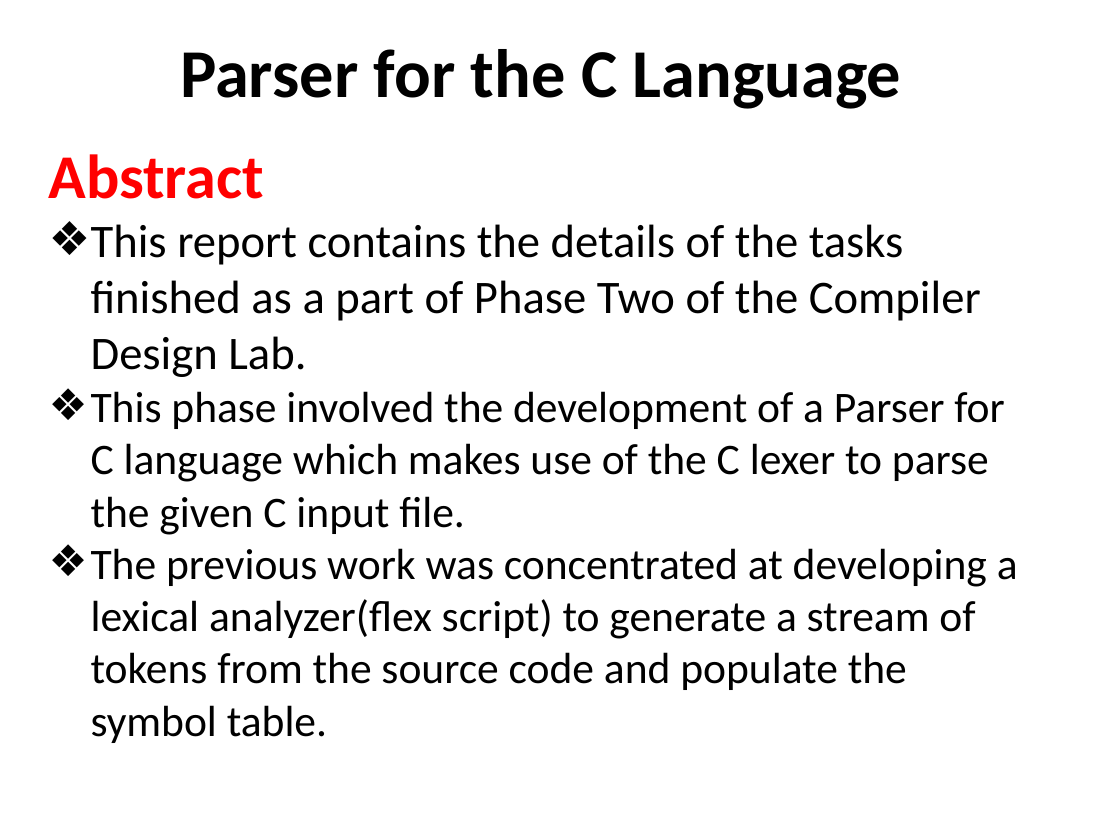
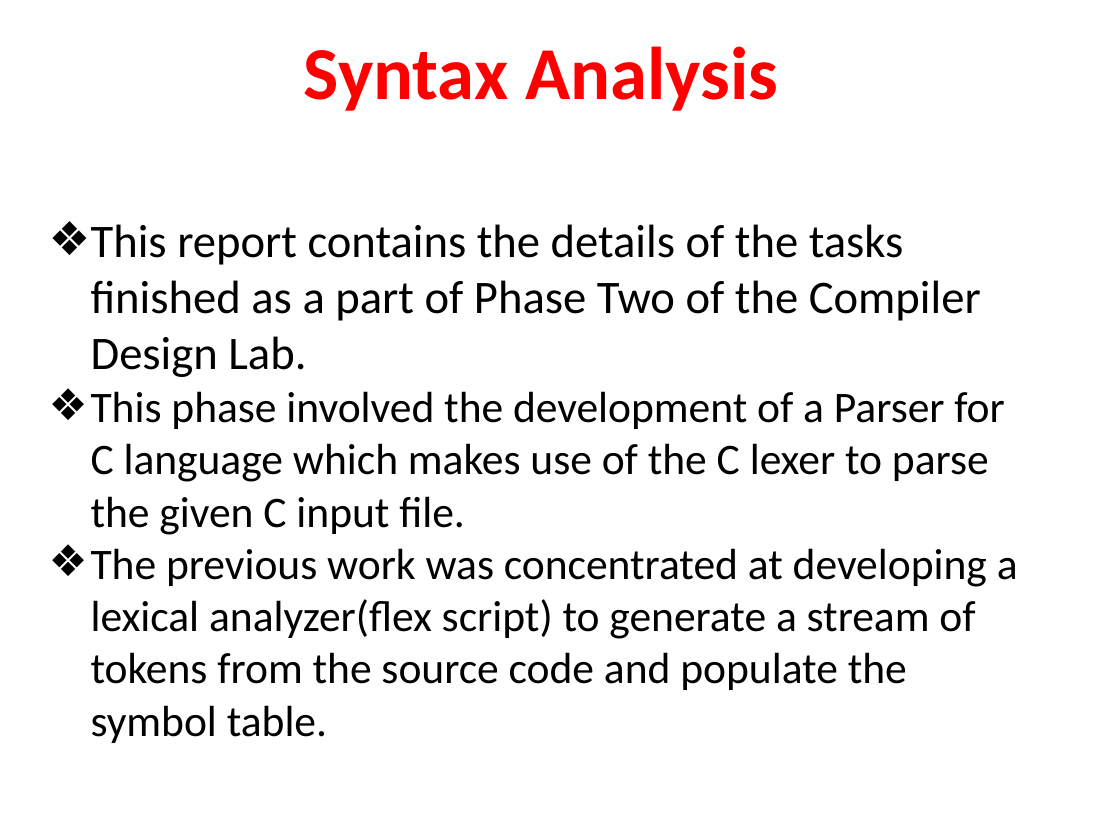
Before and after one commit to TusharPani14/c_compiler_design, a slide deck: slide 17 of CD PPT.pptx. Drawn at 1120x840 pixels with LibreOffice and Linux fonts; fonts in the diff are those of the drawing. Boxes give left, top, right and bottom in pixels: in the first picture for what was removed or moved away, otherwise in the second. Text is boxed around its words. In the diff, an @@ line names an element or a change of style, - is before the commit and + after.

Commit message:
ppt modify

```diff
--- a/CD PPT.pptx
+++ b/CD PPT.pptx
@@ title at (304, 46, 778, 111): text changed; size 44 to 48 pt; text colour #000000 to #FF0000 @@
-Parser for the C Language
+Syntax Analysis
@@ text at (49, 154, 264, 199): paragraph removed @@
-Abstract
```
Also in this commit, not shown: 1 other slide changed.
